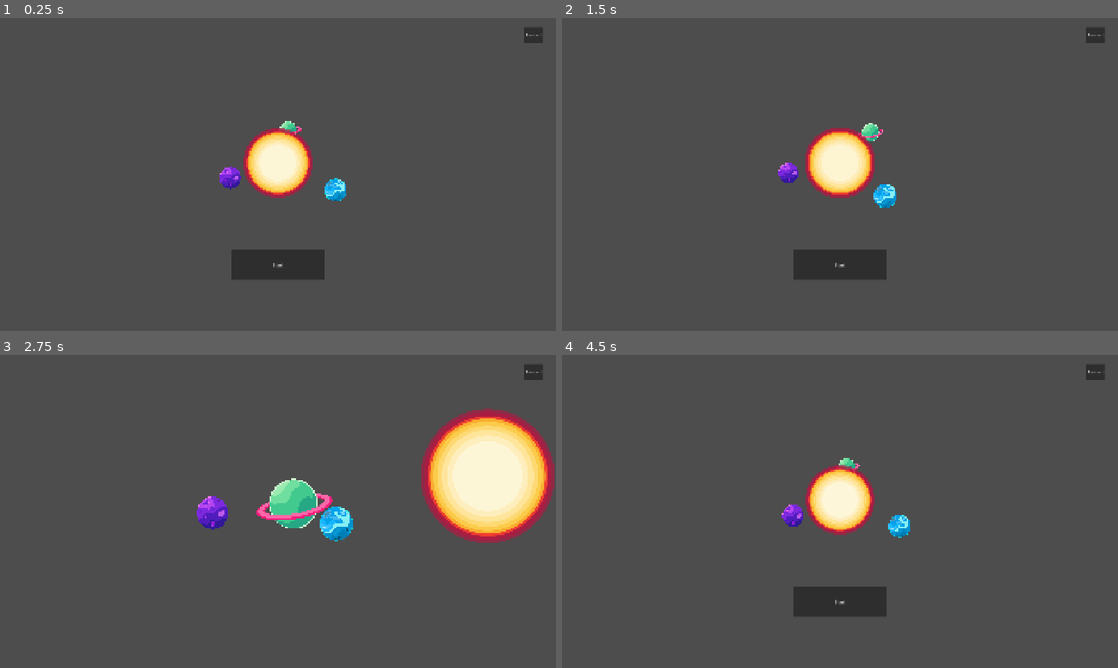
Above: before the commit, frames 1-4 (two rows, left to right).
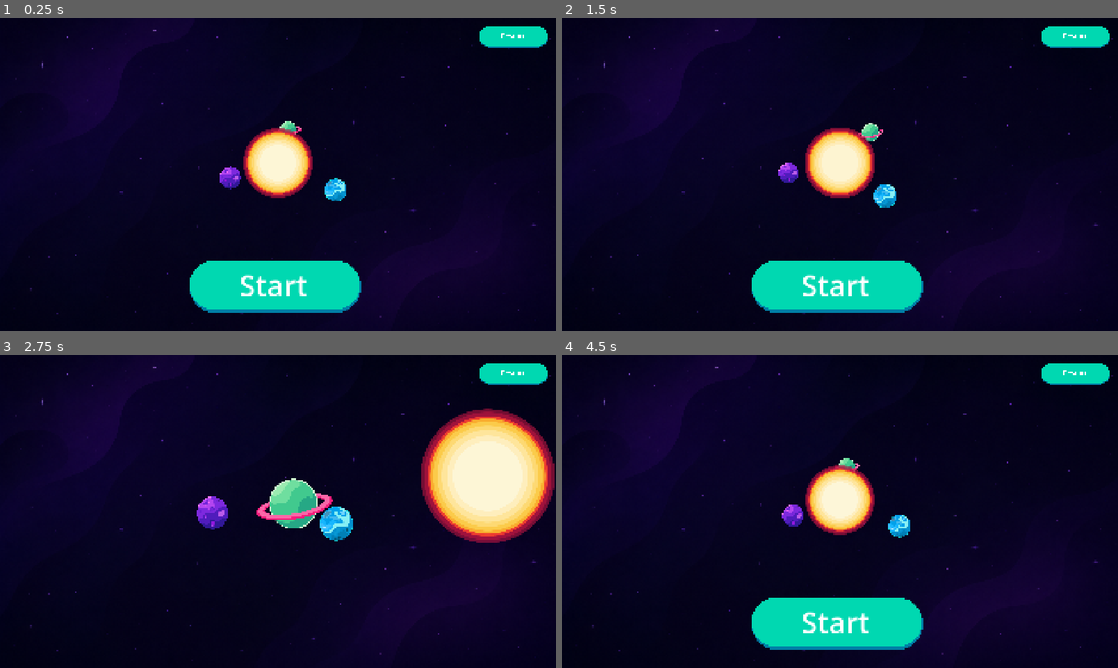
Above: after the commit, the same moments.

Repository: DanilLvov/GamificationTool
Game: Godot game, scene res://Scenes/Menu.tscn
Two runs of this game, one before a commit and one after it. Both use one fixed random seed, a clock stepped at 60 frames per second and the inputs below.
Inputs (mouse positions are in pixels of both pictures, inside the frame that each line leads up to; where the layout moved, square brackets give the same spot in the first picture):
- Up to frame 1 (0.25 s): no input
- Up to frame 2 (1.5 s): click "Restart" at 0.5 s; click "No" at 1.25 s
- Up to frame 3 (2.75 s): click (278, 624) [278, 602] at 2 s
- Up to frame 4 (4.5 s): click "Restart" at 2.75 s; click "Restart" at 3.5 s; click "Yes" at 4.25 s

The runs differ from the first frame. In frame 1, 97% of the frame differs, in the area x 0-100%, y 0-100%; in frame 2, 97%; in frame 3, 90%; in frame 4, 97%.

Commit message:
Add textures to buttons for presentation

Diff:
--- a/Scenes/Menu.tscn
+++ b/Scenes/Menu.tscn
@@ -5,8 +5,11 @@
 [ext_resource type="PackedScene" uid="uid://08yngngwjd1n" path="res://Scenes/StartScreen.tscn" id="2_s2c3o"]
 [ext_resource type="PackedScene" uid="uid://crexa6ncprce6" path="res://Scenes/cutscene.tscn" id="3_s2c3o"]
 [ext_resource type="PackedScene" uid="uid://c7icyl6pvqh3b" path="res://Scenes/mini_game.tscn" id="3_syfuq"]
+[ext_resource type="Texture2D" uid="uid://ua5acfolc0aq" path="res://Assets/UI/Simple_Buttons/simple_button_normal.svg" id="4_3jcrr"]
+[ext_resource type="Texture2D" uid="uid://bbdigo31owr7a" path="res://Assets/UI/Simple_Buttons/simple_button_press.svg" id="5_ab40c"]
 [ext_resource type="PackedScene" uid="uid://deiyfl7ij7so" path="res://Scenes/minigame_controller.tscn" id="5_idohh"]
-[ext_resource type="PackedScene" uid="uid://bsxirosw0ndlu" path="res://Scenes/job_selection.tscn" id="6_idohh"]
+[ext_resource type="PackedScene" uid="uid://se2a45nr7skt" path="res://Scenes/job_selection.tscn" id="6_idohh"]
+[ext_resource type="Texture2D" uid="uid://2u84e4d67i2a" path="res://Assets/UI/Simple_Buttons/simple_button_hover.svg" id="6_sjh0l"]
 
 [sub_resource type="StyleBoxFlat" id="StyleBoxFlat_s2c3o"]
 bg_color = Color(0.6, 0.3019608, 0.6, 0.56078434)
@@ -16,7 +19,6 @@
 script = ExtResource("1_syfuq")
 
 [node name="SpaceBg" type="Sprite2D" parent="." unique_id=1424909887]
-visible = false
 z_index = -2
 scale = Vector2(1.1732199, 1.1732199)
 texture = ExtResource("2_ma218")
@@ -24,11 +26,22 @@
 
 [node name="StartScreen" parent="." unique_id=504394107 instance=ExtResource("2_s2c3o")]
 
-[node name="StartButton" type="Button" parent="StartScreen" unique_id=315628407]
-offset_left = 800.0
-offset_top = 800.0
-offset_right = 1120.0
-offset_bottom = 904.0
+[node name="StartButton" type="TextureButton" parent="StartScreen" unique_id=2138111929]
+offset_left = 655.0
+offset_top = 837.0
+offset_right = 3614.0
+offset_bottom = 1746.0
+scale = Vector2(0.2, 0.2)
+texture_normal = ExtResource("4_3jcrr")
+texture_pressed = ExtResource("5_ab40c")
+texture_hover = ExtResource("6_sjh0l")
+
+[node name="StartLabel" type="Label" parent="StartScreen" unique_id=1319844451]
+offset_left = 827.0
+offset_top = 854.0
+offset_right = 1062.0
+offset_bottom = 991.0
+theme_override_font_sizes/font_size = 100
 text = "Start"
 
 [node name="MiniGame" parent="." unique_id=875578804 instance=ExtResource("3_syfuq")]
@@ -49,12 +62,29 @@
 
 [node name="Cutscene" parent="." unique_id=2129651268 instance=ExtResource("3_s2c3o")]
 
-[node name="RestartButton" type="Button" parent="." unique_id=480556500]
+[node name="RestartButton" type="TextureButton" parent="." unique_id=2034850718]
 z_index = 3
-offset_left = 1811.0
-offset_top = 32.0
-offset_right = 1876.0
-offset_bottom = 85.0
+offset_left = 1655.0
+offset_top = 29.0
+offset_right = 4614.0
+offset_bottom = 938.0
+scale = Vector2(0.08, 0.08)
+texture_normal = ExtResource("4_3jcrr")
+texture_pressed = ExtResource("5_ab40c")
+texture_hover = ExtResource("6_sjh0l")
+
+[node name="RestartLabel" type="Label" parent="RestartButton" unique_id=1066786708]
+layout_mode = 1
+anchors_preset = -1
+anchor_left = -0.28300002
+anchor_top = 0.25
+anchor_right = -0.28300002
+anchor_bottom = 0.25
+offset_left = 1774.8971
+offset_top = -27.25
+offset_right = 2825.897
+offset_bottom = 397.75
+theme_override_font_sizes/font_size = 300
 text = "Restart"
 
 [node name="RestartMenu" type="PanelContainer" parent="." unique_id=1349227946]
--- a/Scenes/cutscene.tscn
+++ b/Scenes/cutscene.tscn
@@ -1,14 +1,15 @@
 [gd_scene format=3 uid="uid://crexa6ncprce6"]
 
 [ext_resource type="Script" uid="uid://d0xev558lsohc" path="res://Scripts/cutscene.gd" id="1_7n648"]
-[ext_resource type="Texture2D" uid="uid://dkadc2cw4brg2" path="res://Assets/Textures/ContinueButton.png" id="4_iy4n7"]
+[ext_resource type="Texture2D" uid="uid://ua5acfolc0aq" path="res://Assets/UI/Simple_Buttons/simple_button_normal.svg" id="2_iy4n7"]
+[ext_resource type="Texture2D" uid="uid://bbdigo31owr7a" path="res://Assets/UI/Simple_Buttons/simple_button_press.svg" id="3_j1a0j"]
+[ext_resource type="Texture2D" uid="uid://2u84e4d67i2a" path="res://Assets/UI/Simple_Buttons/simple_button_hover.svg" id="4_j6j7k"]
 
 [node name="Cutscene" type="Node2D" unique_id=2129651268]
 script = ExtResource("1_7n648")
 
 [node name="Background" type="Sprite2D" parent="." unique_id=1985663623]
-position = Vector2(574, 321.5)
-scale = Vector2(0.7486979, 0.633789)
+position = Vector2(1000, 500)
 
 [node name="UiElements" type="Control" parent="." unique_id=764787583]
 layout_mode = 3
@@ -19,24 +20,31 @@
 [node name="Subtitles" type="RichTextLabel" parent="UiElements" unique_id=728558261]
 z_index = 10
 layout_mode = 0
-offset_left = 183.0
-offset_top = 523.0
-offset_right = 914.0
-offset_bottom = 619.0
+offset_left = 50.0
+offset_top = 901.0
+offset_right = 1532.0
+offset_bottom = 997.0
+theme_override_font_sizes/normal_font_size = 30
 
 [node name="ContinueTextureButton" type="TextureButton" parent="UiElements" unique_id=1429739027]
-visible = false
 layout_mode = 0
-offset_left = 723.0
-offset_top = 432.00003
-offset_right = 2259.0
-offset_bottom = 1456.0
-scale = Vector2(0.3, 0.3)
-texture_normal = ExtResource("4_iy4n7")
-texture_pressed = ExtResource("4_iy4n7")
-texture_hover = ExtResource("4_iy4n7")
-texture_disabled = ExtResource("4_iy4n7")
-texture_focused = ExtResource("4_iy4n7")
+offset_left = 1576.0
+offset_top = 952.0
+offset_right = 4535.0
+offset_bottom = 1861.0
+scale = Vector2(0.1, 0.1)
+texture_normal = ExtResource("2_iy4n7")
+texture_pressed = ExtResource("3_j1a0j")
+texture_hover = ExtResource("4_j6j7k")
+
+[node name="ContinueLabel" type="Label" parent="UiElements" unique_id=157142915]
+layout_mode = 0
+offset_left = 1603.0
+offset_top = 959.0
+offset_right = 1855.0
+offset_bottom = 1042.0
+theme_override_font_sizes/font_size = 50
+text = "Continue"
 
 [node name="AnimationObjects" type="Node2D" parent="." unique_id=451107968]
 
--- a/Scripts/cutscene.gd
+++ b/Scripts/cutscene.gd
@@ -16,6 +16,7 @@
 @onready var _subtitles = $UiElements/Subtitles
 @onready var _continue = $UiElements/ContinueTextureButton
 @onready var _animation_objects = $AnimationObjects
+@onready var _continue_label = $UiElements/ContinueLabel
 #@onready var _ui_elements = $UiElements
 
 # Global cutscene structure variable
@@ -115,6 +116,7 @@
 func _on_continue_texture_button_pressed() -> void:
 		# Hide continue button after pressing
 		_continue.visible = false
+		_continue_label.visible = false
 
 		# Delete all animation objects
 		for child in _animation_objects.get_children():
@@ -130,6 +132,7 @@
 func play_cutscene():
 	timer = 0.0
 	_continue.visible = false
+	_continue_label.visible = false
 
 	var background_image_path = current_cutscene["background_image_path"]
 
@@ -201,6 +204,7 @@
 
 	# Show continue button at end of cutscene
 	_continue.visible = true
+	_continue_label.visible = true
 
 
 # If aniamtion exists, call update functions for position, scale, rotation and alternate image
--- a/Scripts/menu.gd
+++ b/Scripts/menu.gd
@@ -13,6 +13,7 @@
 @onready var minigame_manager := $MinigameController
 @onready var cutscene_manager := $Cutscene
 @onready var start_button := $StartScreen/StartButton
+@onready var start_label: Node = $StartScreen/StartLabel
 @onready var restart_button := $RestartButton
 @onready var restart_menu := $RestartMenu
 @onready var start_screen := $StartScreen
@@ -104,6 +105,7 @@
 func _on_start_button_pressed() -> void:
 	print("pressed start button")
 	start_button.visible = false
+	start_label.visible = false
 	var _waiter = await start_screen._start_pressed()
 	_next_game_step()
 
@@ -132,7 +134,6 @@
 func _run_current_scene() -> void:
 	# var current_scene_state
 	# var cutscene_id
-
 	#hidding all objects, to show only used for the current game step
 	_hide_all_objects()
 	# for timeline_object in game_sequence["timelineObjects"]:
@@ -169,7 +170,7 @@
 
 # Restart functionality
 func _restart_game() -> void:
-	start_screen.process_mode     = Node.PROCESS_MODE_DISABLED
+	start_screen.process_mode = Node.PROCESS_MODE_DISABLED
 	minigame_manager.process_mode = Node.PROCESS_MODE_DISABLED
 	cutscene_manager.process_mode = Node.PROCESS_MODE_DISABLED
 	restart_menu.visible = true
@@ -178,7 +179,7 @@
 	get_tree().reload_current_scene()
 
 func _restart_menu_no_pressed() -> void:
-	start_screen.process_mode     = Node.PROCESS_MODE_INHERIT
+	start_screen.process_mode = Node.PROCESS_MODE_INHERIT
 	minigame_manager.process_mode = Node.PROCESS_MODE_INHERIT
 	cutscene_manager.process_mode = Node.PROCESS_MODE_INHERIT
 	restart_menu.visible = false
